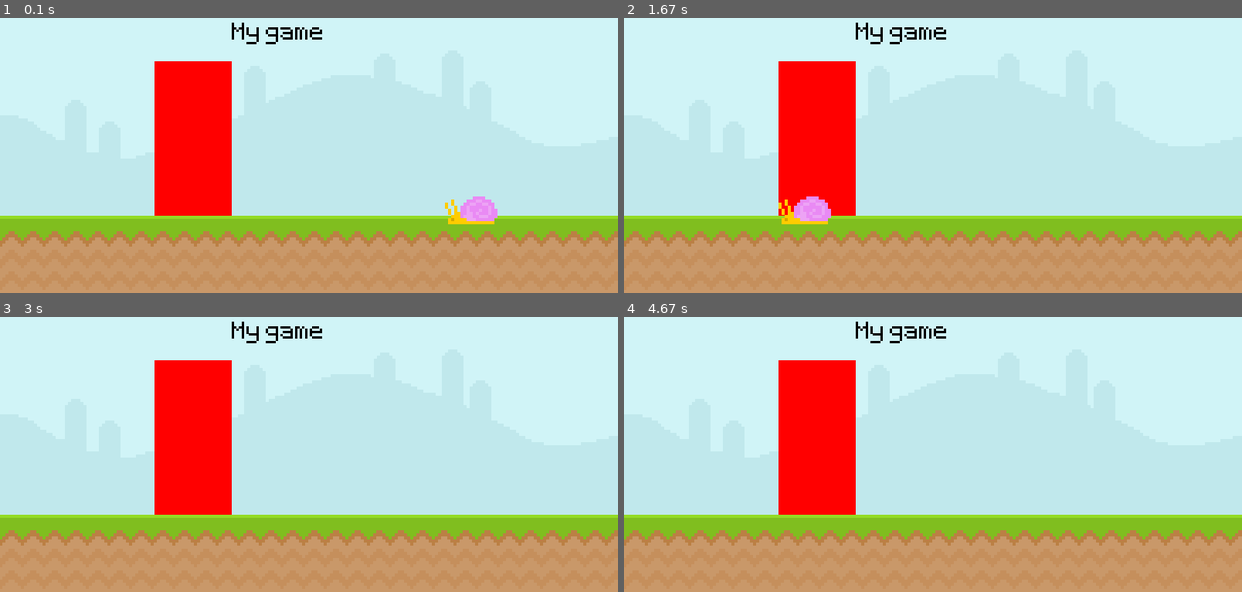
Above: before the commit, frames 1-4 (two rows, left to right).
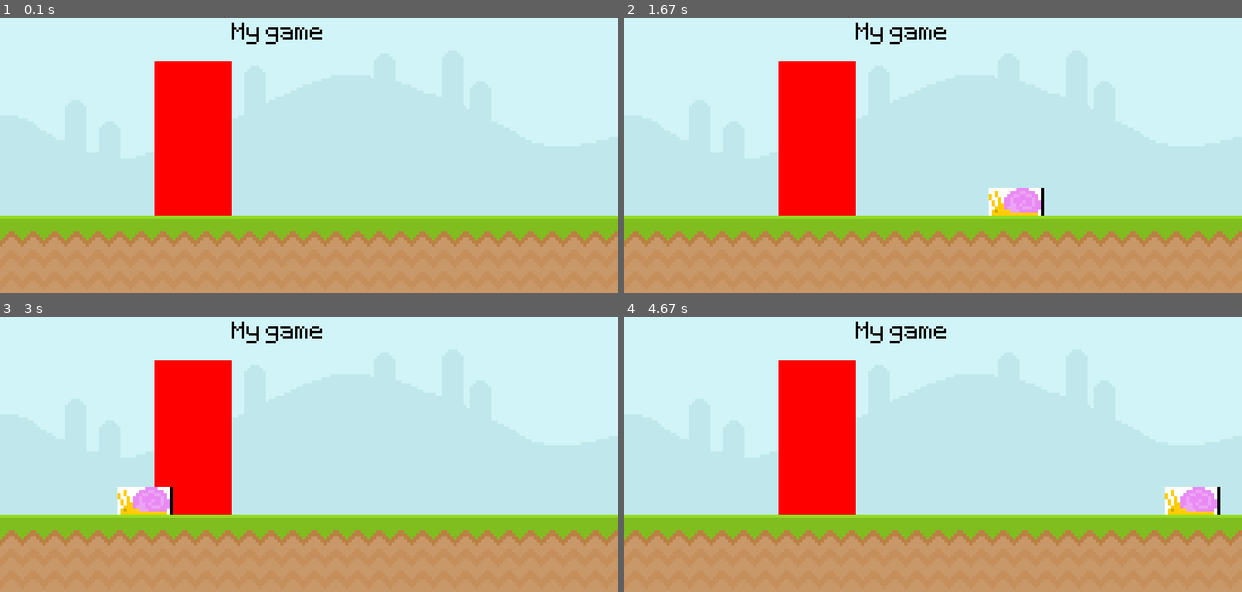
Above: after the commit, the same moments.

Repository: bstew794/PyGame_Tutorial
Game: pygame game, started from Runner.py
The game is run twice, just before and just after one commit, with the same random seed, the same clock (stepped at 60 frames per second) and the same inputs.
Inputs:
- Up to frame 1 (0.1 s): no input
- Up to frame 2 (1.67 s): no input
- Up to frame 3 (3 s): no input
- Up to frame 4 (4.67 s): no input

The runs differ from the first frame. In frame 1, 0.6% of the frame differs, in the area x 72-81%, y 64-75%; in frame 2, 1.5%, in the area x 25-68%, y 61-75%; in frame 3, 0.9%; in frame 4, 0.9%.

Commit message:
snail now loops after going off screen

Diff:
--- a/Runner.py
+++ b/Runner.py
@@ -12,13 +12,13 @@
 test_font = pygame.font.Font('Font/PixelType.ttf', 50)
 
 #define some surfaces including the environment, actors, and text
-sky_surf = pygame.image.load('Graphics/Enviroment/Sky.png')
-grnd_surf = pygame.image.load('Graphics/Enviroment/Ground.png')
+sky_surf = pygame.image.load('Graphics/Enviroment/Sky.png').convert()
+grnd_surf = pygame.image.load('Graphics/Enviroment/Ground.png').convert()
 test_surf = pygame.Surface((100, 200))
 text_surf = test_font.render('My game', False, 'Black')
-snal_surf = pygame.image.load('Graphics/Enemies/Snail/Snail1.png')
+snal_surf = pygame.image.load('Graphics/Enemies/Snail/Snail1.png').convert()
 
-snal_x_pos = 600
+snal_x_pos = 872
 
 # display an opening screen and change the fill of the test surface to red
 pygame.display.set_caption('Runner')
@@ -36,6 +36,9 @@
     # move the snail by a predetermined amount
     snal_x_pos -= 4
 
+    if snal_x_pos < -72:
+        snal_x_pos = 872
+
     # display the skybox surface on the screen surface
     screen.blit(sky_surf, (0, 0))
 
@@ -46,7 +49,7 @@
     screen.blit(test_surf, (200, 100))
 
     # display the snail on the screen surface
-    screen.blit(snal_surf, (snal_x_pos, 275))
+    screen.blit(snal_surf, (snal_x_pos, 264))
 
     # display the text surface on the screen surface
     screen.blit(text_surf, (300, 50))
